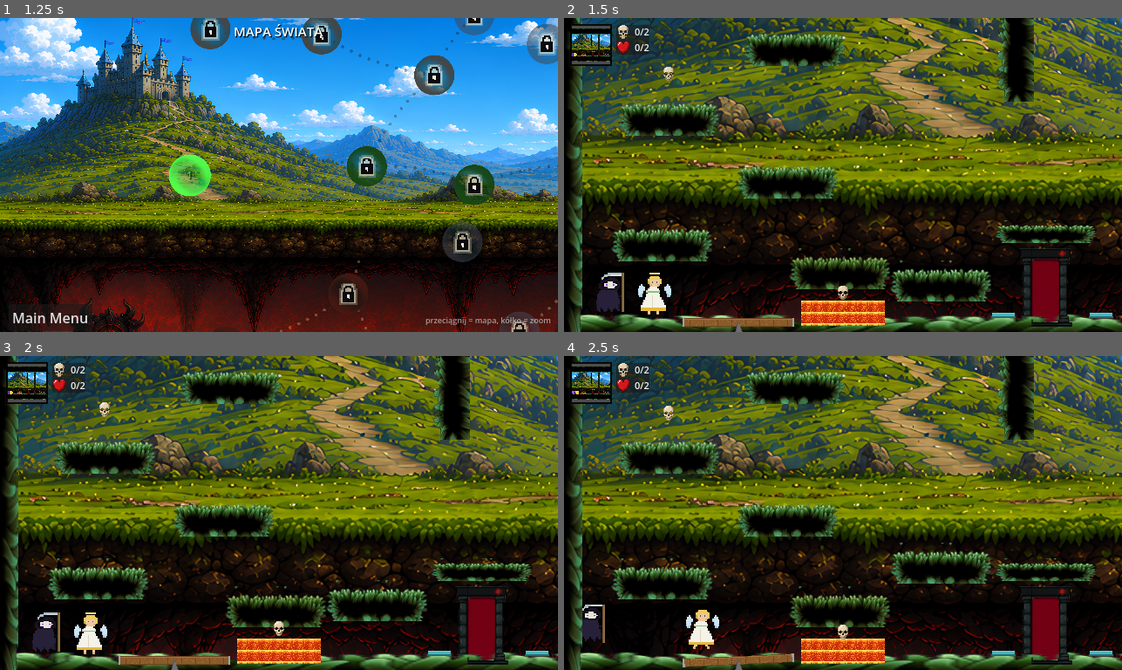
Above: before the commit, frames 1-4 (two rows, left to right).
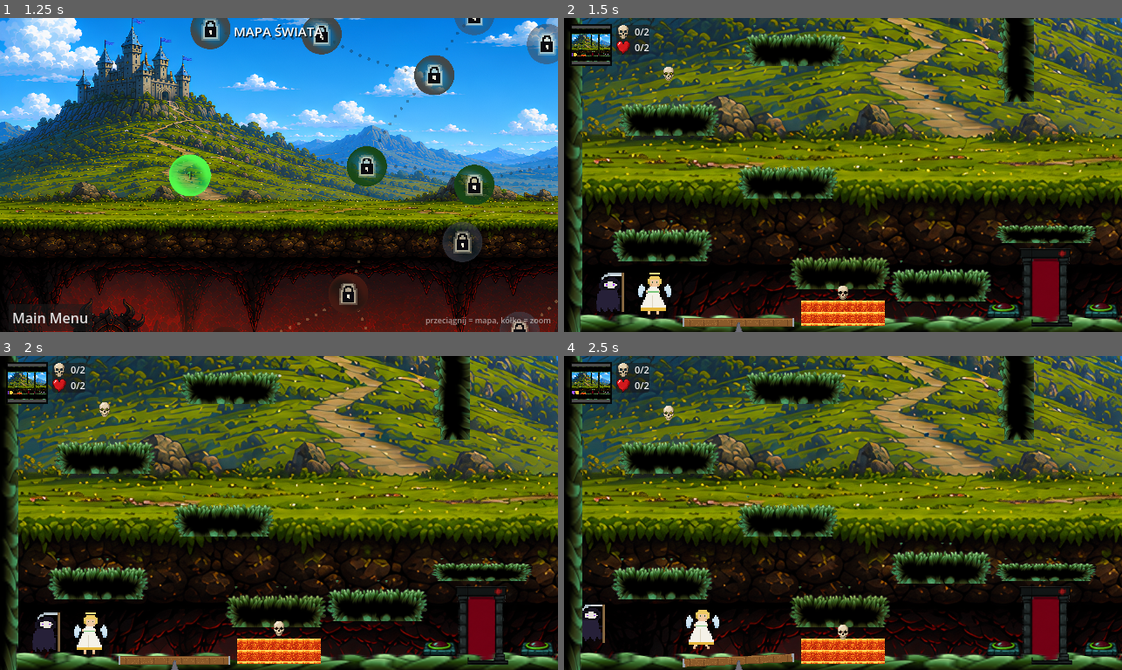
Above: after the commit, the same moments.

Repository: mionsek/life-death
Game: Godot game, scene res://scenes/ui/MainMenu.tscn
The game is run twice, just before and just after one commit, with the same random seed, the same clock (stepped at 60 frames per second) and the same inputs.
Inputs (mouse positions are in pixels of both pictures, inside the frame that each line leads up to):
- Up to frame 1 (1.25 s): click "Start Game" at 0.5 s
- Up to frame 2 (1.5 s): click "1" at 1.25 s
- Up to frame 3 (2 s): no input
- Up to frame 4 (2.5 s): tap Enter (ui_accept) at 2, 2.27 s; move the mouse to (965, 497) at 2.02 s; hold Right (ui_right) from 2.03 s (still down); hold Shift from 2.03 s (still down); click (965, 497) at 2.17 s

Frame 1 is identical in both runs. In frame 2, 0.5% of the frame differs, in the area x 4-100%, y 11-96%; in frame 3, 0.5%; in frame 4, 0.5%.

Commit message:
feat: hand-drawn stone button art for the pressure plate (025)
- slice_button.gd cuts the user button-on-off sheet into button_up/button_down.
  The sheet sits on a grey gradient with a coloured glow, so the background is
  removed by flood-filling inward from the borders comparing each pixel to the
  one it spread from: that eats the gradient, glow and drop shadow but stops at
  the button dark outline (which also acts as a hard wall, since the glow is
  otherwise a smooth bridge into the red cap). Border-connected blobs (the dark
  vignette) and small specks are then cleared, and the crop box is measured
  from solid pixels only, since near-invisible leftovers otherwise inflate it
  and squash the button on scaling.
- Both states share one bottom-aligned canvas, so pressing only sinks the dome
  and never shifts the plate. Wired into PressurePlate.tscn (VisUp/VisDown),
  linear filtering to match the door and lever. Tests: 133.

Co-Authored-By: Claude Fable 5 <noreply@anthropic.com>

Diff:
--- a/game/scenes/obstacles/PressurePlate.tscn
+++ b/game/scenes/obstacles/PressurePlate.tscn
@@ -1,8 +1,8 @@
 [gd_scene load_steps=5 format=3 uid="uid://pressure_plate"]
 
 [ext_resource type="Script" path="res://scripts/obstacles/pressure_plate.gd" id="1"]
-[ext_resource type="Texture2D" path="res://assets/gen/obstacles/plate_up.png" id="2"]
-[ext_resource type="Texture2D" path="res://assets/gen/obstacles/plate_down.png" id="3"]
+[ext_resource type="Texture2D" path="res://assets/sprites/buttons/button_up.png" id="2"]
+[ext_resource type="Texture2D" path="res://assets/sprites/buttons/button_down.png" id="3"]
 
 [sub_resource type="RectangleShape2D" id="shape"]
 size = Vector2(32, 10)
@@ -18,13 +18,13 @@
 
 [node name="VisUp" type="Sprite2D" parent="."]
 z_index = 2
-texture_filter = 1
-position = Vector2(0, -5)
+texture_filter = 2
+position = Vector2(0, -11)
 texture = ExtResource("2")
 
 [node name="VisDown" type="Sprite2D" parent="."]
 z_index = 2
-texture_filter = 1
+texture_filter = 2
 visible = false
-position = Vector2(0, -5)
+position = Vector2(0, -11)
 texture = ExtResource("3")
--- /dev/null
+++ b/game/tools/slice_button.gd
@@ -0,0 +1,284 @@
+# Slices the user's "button-on-off" sheet into the pressure plate's two states
+# (up = unpressed, down = pressed).
+#
+# Unlike the door/lever sheets this one sits on a soft grey gradient with a
+# coloured glow above each button, so a white/threshold cut does not work.
+# Instead the background is flood-filled inward from the borders comparing each
+# pixel to the one it spread from: that follows the smooth gradient and the
+# glow, but stops dead at the button's crisp dark outline.
+#
+# Both states are written on one shared canvas, bottom-aligned and centred on
+# the stone base, so swapping the sprites never shifts the plate — only the
+# dome visibly sinks.
+# Run: godot --headless -s res://tools/slice_button.gd
+extends SceneTree
+
+const SRC := "res://assets/sprites/button-on-off.png"
+const OUT_DIR := "res://assets/sprites/buttons/"
+# Per-step colour tolerance (0-255) when spreading through the background.
+# Kept tight: the outline is anti-aliased, and a loose tolerance lets the fill
+# walk down that ramp into the (also grey) stone base.
+const FILL_TOL := 10
+# The button's dark outline acts as a wall the fill may never cross. Without it
+# the glow above the dome is a smooth bridge straight into the red cap.
+const OUTLINE_MAX := 46
+# Target height of the taller (unpressed) state, in game pixels.
+const TARGET_H := 22
+
+
+func _init() -> void:
+	var img := Image.load_from_file(ProjectSettings.globalize_path(SRC))
+	if img == null:
+		push_error("cannot load " + SRC)
+		quit(1)
+		return
+	img.convert(Image.FORMAT_RGBA8)
+	_cut_background(img)
+	# The backdrop's dark vignette is darker than the outline threshold, so the
+	# wall rule protected it from the fill. The buttons never touch the border,
+	# so anything still reaching it is background.
+	_clear_border_blobs(img)
+	# Stray specks survive inside the glow; left in place they inflate the crop
+	# box and squash the button when it is scaled to the target height.
+	_remove_specks(img, 2000)
+	_defringe(img, 3)
+
+	var cells := _find_columns(img)
+	if cells.size() != 2:
+		push_error("slice_button: expected 2 buttons, found %d" % cells.size())
+		quit(1)
+		return
+
+	# tight crop each state, then share one canvas so they line up
+	var crops: Array[Image] = []
+	var max_w := 0
+	var max_h := 0
+	for cell in cells:
+		var region := img.get_region(Rect2i(cell.x, 0, cell.y - cell.x, img.get_height()))
+		# Godot's get_used_rect() counts any alpha above zero, and the cut leaves
+		# a few all-but-invisible pixels around the glow — enough to blow the box
+		# up and squash the button on scaling. Measure solid pixels instead.
+		var used := _solid_bbox(region, 0.5)
+		if used.size.x > 0 and used.size.y > 0:
+			region = region.get_region(used)
+		crops.append(region)
+		max_w = maxi(max_w, region.get_width())
+		max_h = maxi(max_h, region.get_height())
+
+	var scale := float(TARGET_H) / float(max_h)
+	var names := ["button_up.png", "button_down.png"]
+	for i in crops.size():
+		var canvas := Image.create(max_w, max_h, false, Image.FORMAT_RGBA8)
+		var c: Image = crops[i]
+		# bottom-aligned + centred: the stone base stays put, the dome sinks
+		canvas.blit_rect(c, Rect2i(0, 0, c.get_width(), c.get_height()),
+			Vector2i((max_w - c.get_width()) / 2, max_h - c.get_height()))
+		canvas.resize(int(round(max_w * scale)), TARGET_H, Image.INTERPOLATE_LANCZOS)
+		var dst: String = OUT_DIR + names[i]
+		var abs_dst := ProjectSettings.globalize_path(dst)
+		DirAccess.make_dir_recursive_absolute(abs_dst.get_base_dir())
+		canvas.save_png(abs_dst)
+		print("  saved ", dst, " (", canvas.get_width(), "x", canvas.get_height(), ")")
+	quit()
+
+
+# Flood-fills the background inward from every border pixel. Each step compares
+# against the pixel it spread from, so smooth gradients (grey backdrop, glow,
+# drop shadow) are consumed while the button's hard outline blocks the fill.
+func _cut_background(img: Image) -> void:
+	var w := img.get_width()
+	var h := img.get_height()
+	var data := img.get_data()
+	var bg := PackedByteArray()
+	bg.resize(w * h)
+	var stack := PackedInt32Array()
+	for x in w:
+		stack.append(x)
+		stack.append((h - 1) * w + x)
+	for y in h:
+		stack.append(y * w)
+		stack.append(y * w + w - 1)
+	while stack.size() > 0:
+		var idx := stack[stack.size() - 1]
+		stack.remove_at(stack.size() - 1)
+		if bg[idx] == 1:
+			continue
+		bg[idx] = 1
+		var o := idx * 4
+		var cr := data[o]
+		var cg := data[o + 1]
+		var cb := data[o + 2]
+		var px := idx % w
+		var py := idx / w
+		for d in 4:
+			var nx: int = px + [1, -1, 0, 0][d]
+			var ny: int = py + [0, 0, 1, -1][d]
+			if nx < 0 or ny < 0 or nx >= w or ny >= h:
+				continue
+			var nidx: int = ny * w + nx
+			if bg[nidx] == 1:
+				continue
+			var no: int = nidx * 4
+			var nr := int(data[no])
+			var ng := int(data[no + 1])
+			var nb := int(data[no + 2])
+			if maxi(nr, maxi(ng, nb)) < OUTLINE_MAX:
+				continue    # the button's outline — a wall
+			if absi(nr - int(cr)) <= FILL_TOL \
+					and absi(ng - int(cg)) <= FILL_TOL \
+					and absi(nb - int(cb)) <= FILL_TOL:
+				stack.append(nidx)
+	for i in w * h:
+		if bg[i] == 1:
+			data[i * 4 + 3] = 0
+	img.set_data(w, h, false, Image.FORMAT_RGBA8, data)
+
+
+# Bounding box of pixels at or above min_alpha (ignores near-invisible leftovers).
+func _solid_bbox(img: Image, min_alpha: float) -> Rect2i:
+	var minx := img.get_width()
+	var miny := img.get_height()
+	var maxx := -1
+	var maxy := -1
+	for y in img.get_height():
+		for x in img.get_width():
+			if img.get_pixel(x, y).a < min_alpha:
+				continue
+			minx = mini(minx, x)
+			miny = mini(miny, y)
+			maxx = maxi(maxx, x)
+			maxy = maxi(maxy, y)
+	if maxx < 0:
+		return Rect2i(0, 0, 0, 0)
+	return Rect2i(minx, miny, maxx - minx + 1, maxy - miny + 1)
+
+
+# Clears every still-opaque region that reaches the image border.
+func _clear_border_blobs(img: Image) -> void:
+	var w := img.get_width()
+	var h := img.get_height()
+	var data := img.get_data()
+	var seen := PackedByteArray()
+	seen.resize(w * h)
+	var stack := PackedInt32Array()
+	for x in w:
+		stack.append(x)
+		stack.append((h - 1) * w + x)
+	for y in h:
+		stack.append(y * w)
+		stack.append(y * w + w - 1)
+	while stack.size() > 0:
+		var idx := stack[stack.size() - 1]
+		stack.remove_at(stack.size() - 1)
+		if seen[idx] == 1 or data[idx * 4 + 3] < 80:
+			continue
+		seen[idx] = 1
+		data[idx * 4 + 3] = 0
+		var px := idx % w
+		var py := idx / w
+		for d in 4:
+			var nx: int = px + [1, -1, 0, 0][d]
+			var ny: int = py + [0, 0, 1, -1][d]
+			if nx < 0 or ny < 0 or nx >= w or ny >= h:
+				continue
+			stack.append(ny * w + nx)
+	img.set_data(w, h, false, Image.FORMAT_RGBA8, data)
+
+
+# Clears opaque blobs smaller than min_area, leaving only the real buttons.
+func _remove_specks(img: Image, min_area: int) -> void:
+	var w := img.get_width()
+	var h := img.get_height()
+	var data := img.get_data()
+	var seen := PackedByteArray()
+	seen.resize(w * h)
+	for start in w * h:
+		if seen[start] == 1 or data[start * 4 + 3] < 80:
+			continue
+		var blob := PackedInt32Array()
+		var stack := PackedInt32Array([start])
+		seen[start] = 1
+		while stack.size() > 0:
+			var idx := stack[stack.size() - 1]
+			stack.remove_at(stack.size() - 1)
+			blob.append(idx)
+			var px := idx % w
+			var py := idx / w
+			for d in 4:
+				var nx: int = px + [1, -1, 0, 0][d]
+				var ny: int = py + [0, 0, 1, -1][d]
+				if nx < 0 or ny < 0 or nx >= w or ny >= h:
+					continue
+				var nidx: int = ny * w + nx
+				if seen[nidx] == 1 or data[nidx * 4 + 3] < 80:
+					continue
+				seen[nidx] = 1
+				stack.append(nidx)
+		if blob.size() < min_area:
+			for idx in blob:
+				data[idx * 4 + 3] = 0
+	img.set_data(w, h, false, Image.FORMAT_RGBA8, data)
+
+
+# Bleeds opaque colours outward so the cut edges take the art's colour instead
+# of the grey backdrop (otherwise they shimmer as a halo when the camera moves).
+func _defringe(img: Image, passes: int) -> void:
+	var w := img.get_width()
+	var h := img.get_height()
+	for _p in passes:
+		var src := img.duplicate() as Image
+		for y in h:
+			for x in w:
+				var c := src.get_pixel(x, y)
+				if c.a >= 0.9:
+					continue
+				var r := 0.0
+				var g := 0.0
+				var b := 0.0
+				var n := 0.0
+				for dy in range(-1, 2):
+					for dx in range(-1, 2):
+						var nx := x + dx
+						var ny := y + dy
+						if nx < 0 or ny < 0 or nx >= w or ny >= h:
+							continue
+						var nc := src.get_pixel(nx, ny)
+						if nc.a >= 0.9:
+							r += nc.r
+							g += nc.g
+							b += nc.b
+							n += 1.0
+				if n > 0.0:
+					img.set_pixel(x, y, Color(r / n, g / n, b / n, c.a))
+
+
+# Contiguous columns that contain opaque pixels, as Vector2i(x_start, x_end).
+func _find_columns(img: Image) -> Array:
+	var w := img.get_width()
+	var has_ink := PackedByteArray()
+	has_ink.resize(w)
+	for x in w:
+		for y in img.get_height():
+			if img.get_pixel(x, y).a > 0.3:
+				has_ink[x] = 1
+				break
+	var cols := []
+	var start := -1
+	var gap := 0
+	const MAX_GAP := 24
+	const MIN_WIDTH := 40
+	for x in w:
+		if has_ink[x] == 1:
+			if start == -1:
+				start = x
+			gap = 0
+		elif start != -1:
+			gap += 1
+			if gap > MAX_GAP:
+				if x - gap - start >= MIN_WIDTH:
+					cols.append(Vector2i(start, x - gap))
+				start = -1
+				gap = 0
+	if start != -1 and w - start >= MIN_WIDTH:
+		cols.append(Vector2i(start, w))
+	return cols
Binary file added: game/assets/sprites/button-on-off.png
Binary file added: game/assets/sprites/buttons/button_down.png
Binary file added: game/assets/sprites/buttons/button_up.png
Not shown, added: game/tools/slice_button.gd.uid
